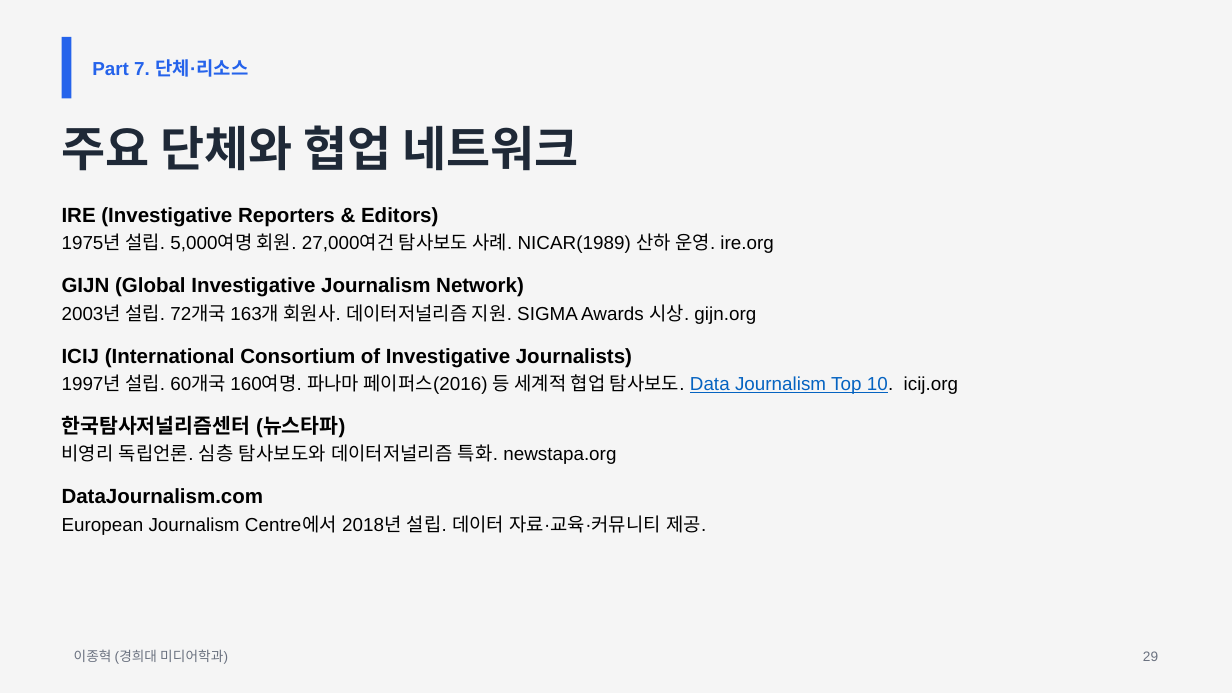
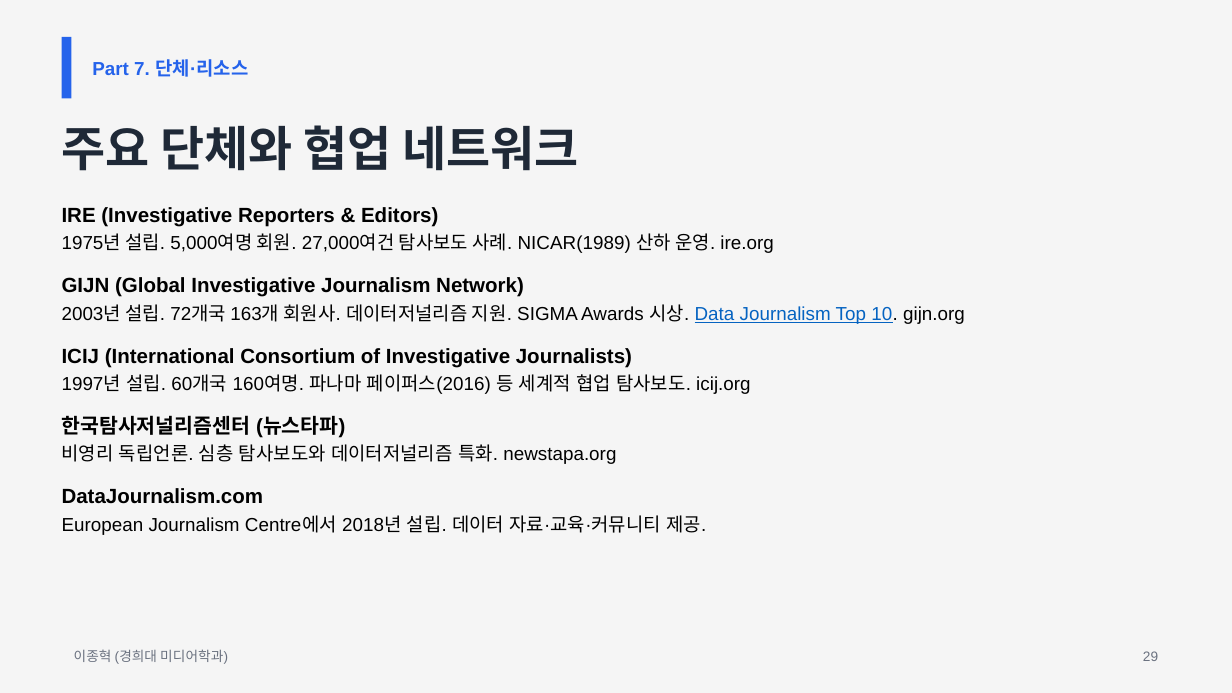
Before and after one commit to jonghhhh/2026_1, a slide deck: slide 24 of data-journalism/데이터저널리즘_이론과실무_022826.pptx. Drawn at 1232x693 pixels with LibreOffice and Linux fonts; fonts in the diff are those of the drawing. Boxes give left, top, right and bottom in pixels: in the first picture for what was removed or moved away, otherwise in the second. Text is boxed around its words. In the diff, an @@ line names an element or a change of style, - is before the commit and + after.

```diff
--- a/data-journalism/데이터저널리즘_이론과실무_022826.pptx
+++ b/data-journalism/데이터저널리즘_이론과실무_022826.pptx
@@ text at box(62, 304, 965, 324): text changed @@
-2003년 설립. 72개국 163개 회원사. 데이터저널리즘 지원. SIGMA Awards 시상. gijn.org
+2003년 설립. 72개국 163개 회원사. 데이터저널리즘 지원. SIGMA Awards 시상. Data Journalism Top 10. gijn.org
@@ text at box(62, 374, 750, 394): text changed @@
-1997년 설립. 60개국 160여명. 파나마 페이퍼스(2016) 등 세계적 협업 탐사보도. Data Journalism Top 10. icij.org
+1997년 설립. 60개국 160여명. 파나마 페이퍼스(2016) 등 세계적 협업 탐사보도. icij.org
```
Also in this commit, not shown: 1 other slide changed, 1 other file.
